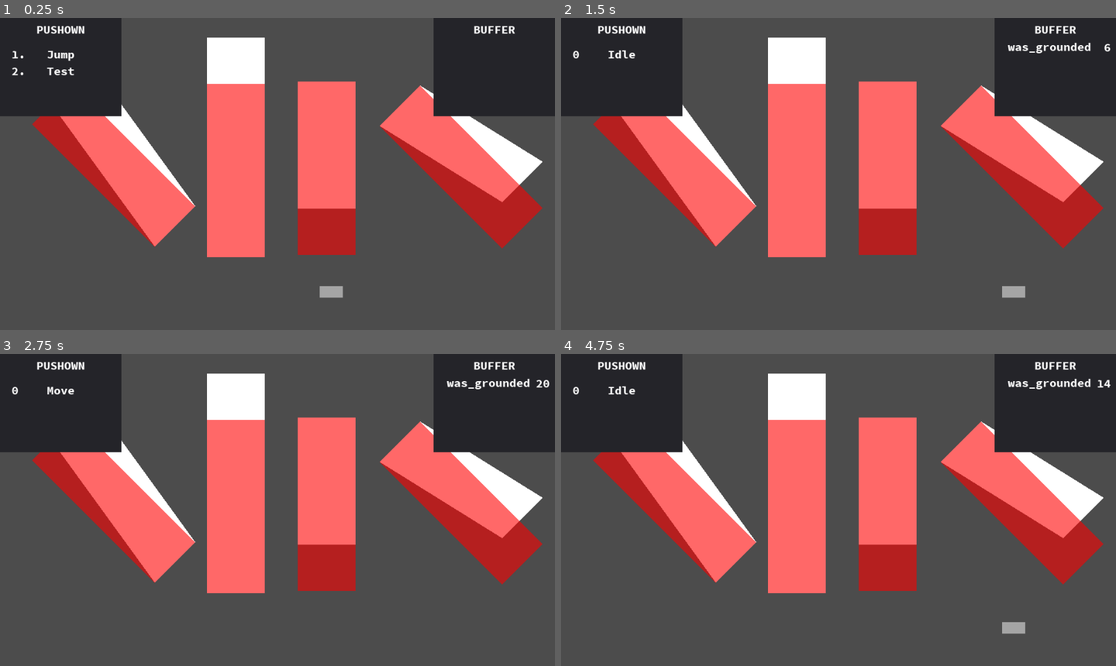
Above: before the commit, frames 1-4 (two rows, left to right).
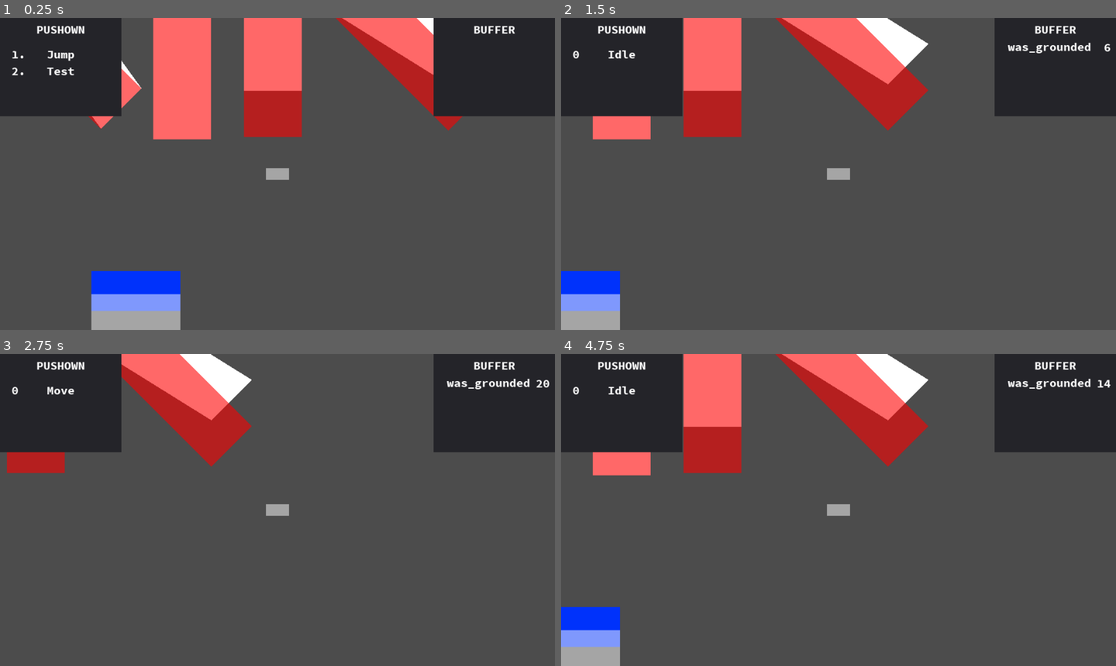
Above: after the commit, the same moments.

Repository: MTareqAzim/scratchpad
Game: Godot game, scene res://Scenes/World/World.tscn
The game is run twice, just before and just after one commit, with the same random seed, the same clock (stepped at 60 frames per second) and the same inputs.
Inputs (mouse positions are in pixels of both pictures, inside the frame that each line leads up to):
- Up to frame 1 (0.25 s): no input
- Up to frame 2 (1.5 s): tap Enter at 0.5 s; move the mouse to (960, 158) at 0.52 s; hold Right (ui_right) 0.53-1.25 s; click (960, 158) at 0.67 s; drag from (727, 189) to (888, 167) at 1.27 s
- Up to frame 3 (2.75 s): tap Space at 2 s; move the mouse to (333, 441) at 2.02 s; hold Right (ui_right) from 2.03 s (still down)
- Up to frame 4 (4.75 s): release Right (ui_right) at 2.75 s; drag from (810, 572) to (888, 503) at 2.77 s; tap Enter at 3.5 s; move the mouse to (1005, 556) at 3.52 s; hold Left (ui_left) 3.53-4.25 s; drag from (672, 463) to (1021, 503) at 4.27 s

The runs differ from the first frame. In frame 1, 38% of the frame differs, in the area x 5-98%, y 0-100%; in frame 2, 36%; in frame 3, 29%; in frame 4, 36%.

Commit message:
Clean up. Added camera to player.

Diff:
--- a/Scenes/Player/Player.tscn
+++ b/Scenes/Player/Player.tscn
@@ -6,15 +6,15 @@
 [ext_resource path="res://Utils/Input Handler/Action Map/action_map.gd" type="Script" id=4]
 [ext_resource path="res://Utils/Action Buffer/action_buffer.gd" type="Script" id=5]
 [ext_resource path="res://Utils/State Machine/state_machine.gd" type="Script" id=6]
-[ext_resource path="res://Scenes/Player/States/Component States/idle.tscn" type="PackedScene" id=7]
-[ext_resource path="res://Scenes/Player/States/Component States/move.tscn" type="PackedScene" id=8]
-[ext_resource path="res://Scenes/Player/States/Component States/crouch.tscn" type="PackedScene" id=9]
-[ext_resource path="res://Scenes/Player/States/Component States/stand_up.tscn" type="PackedScene" id=10]
-[ext_resource path="res://Scenes/Player/States/Component States/fall.tscn" type="PackedScene" id=11]
-[ext_resource path="res://Scenes/Player/States/Component States/jump.tscn" type="PackedScene" id=12]
-[ext_resource path="res://Scenes/Player/States/Component States/dash.tscn" type="PackedScene" id=13]
-[ext_resource path="res://Scenes/Player/States/Component States/crouch_dash.tscn" type="PackedScene" id=14]
-[ext_resource path="res://Scenes/Player/States/Component States/air_dash.tscn" type="PackedScene" id=15]
+[ext_resource path="res://Scenes/Player/Component States/idle.tscn" type="PackedScene" id=7]
+[ext_resource path="res://Scenes/Player/Component States/move.tscn" type="PackedScene" id=8]
+[ext_resource path="res://Scenes/Player/Component States/crouch.tscn" type="PackedScene" id=9]
+[ext_resource path="res://Scenes/Player/Component States/stand_up.tscn" type="PackedScene" id=10]
+[ext_resource path="res://Scenes/Player/Component States/fall.tscn" type="PackedScene" id=11]
+[ext_resource path="res://Scenes/Player/Component States/jump.tscn" type="PackedScene" id=12]
+[ext_resource path="res://Scenes/Player/Component States/dash.tscn" type="PackedScene" id=13]
+[ext_resource path="res://Scenes/Player/Component States/crouch_dash.tscn" type="PackedScene" id=14]
+[ext_resource path="res://Scenes/Player/Component States/air_dash.tscn" type="PackedScene" id=15]
 [ext_resource path="res://Scenes/Scratch/StatesStackDiplayer.tscn" type="PackedScene" id=16]
 [ext_resource path="res://Scenes/Scratch/BufferStackDiplayer.tscn" type="PackedScene" id=17]
 [ext_resource path="res://Scenes/Player/look_direction_arrow.gd" type="Script" id=18]
@@ -25,7 +25,7 @@
 [sub_resource type="CircleShape2D" id=2]
 radius = 28.0
 
-[node name="Player2" index="0" instance=ExtResource( 1 )]
+[node name="Player2" instance=ExtResource( 1 )]
 MAX_SPEED = 2000
 _height = 100
 
@@ -236,6 +236,9 @@
 [node name="RayCast2D" type="RayCast2D" parent="Look Arrow" index="0"]
 scale = Vector2( 5, 5 )
 cast_to = Vector2( 10, 0 )
+
+[node name="Camera2D" type="Camera2D" parent="." index="9"]
+current = true
 [connection signal="direction_changed" from="Look Direction" to="Look Arrow" method="_on_Look_Direction_direction_changed"]
 [connection signal="buffer_changed" from="ActionBuffer" to="CanvasLayer/BufferStackDiplayer" method="_on_ActionBuffer_buffer_changed"]
 [connection signal="state_changed" from="State Machine" to="CanvasLayer/StatesStackDiplayer" method="_on_StateMachine_state_changed"]
--- a/Utils/Entity/State Components/Action Buffer/action_buffer_state_component.gd
+++ b/Utils/Entity/State Components/Action Buffer/action_buffer_state_component.gd
@@ -3,7 +3,7 @@
 class_name ActionBufferStateComponent
 
 export (String) var action_buffer_key
-export (bool) var oneshot := false
+export (bool) var enter_only := false
 export (String) var action
 export (int) var frames
 
@@ -27,7 +27,7 @@
 
 
 func update(delta: float) -> void:
-	if not oneshot:
+	if not enter_only:
 		_check_and_activate()
 
 
Renamed: Scenes/Player/States/Component States/air_dash.tscn -> Scenes/Player/Component States/air_dash.tscn
Renamed: Scenes/Player/States/Component States/crouch.tscn -> Scenes/Player/Component States/crouch.tscn
Renamed: Scenes/Player/States/Component States/crouch_dash.tscn -> Scenes/Player/Component States/crouch_dash.tscn
Renamed: Scenes/Player/States/Component States/dash.tscn -> Scenes/Player/Component States/dash.tscn
Renamed: Scenes/Player/States/Component States/fall.tscn -> Scenes/Player/Component States/fall.tscn
Renamed: Scenes/Player/States/Component States/idle.tscn -> Scenes/Player/Component States/idle.tscn
Renamed: Scenes/Player/States/Component States/jump.tscn -> Scenes/Player/Component States/jump.tscn
Renamed: Scenes/Player/States/Component States/move.tscn -> Scenes/Player/Component States/move.tscn
Renamed: Scenes/Player/States/Component States/stand_up.tscn -> Scenes/Player/Component States/stand_up.tscn
